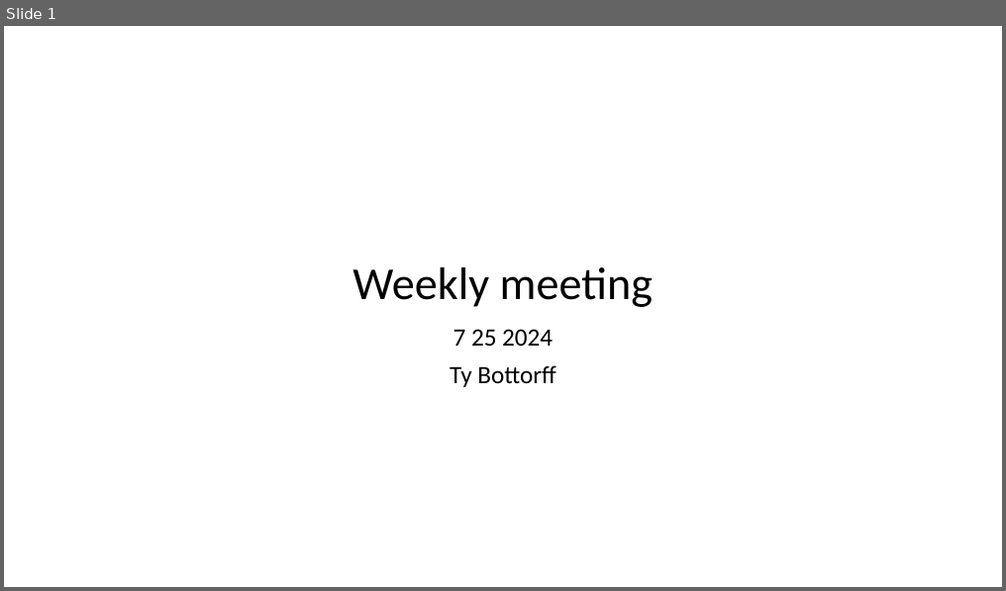
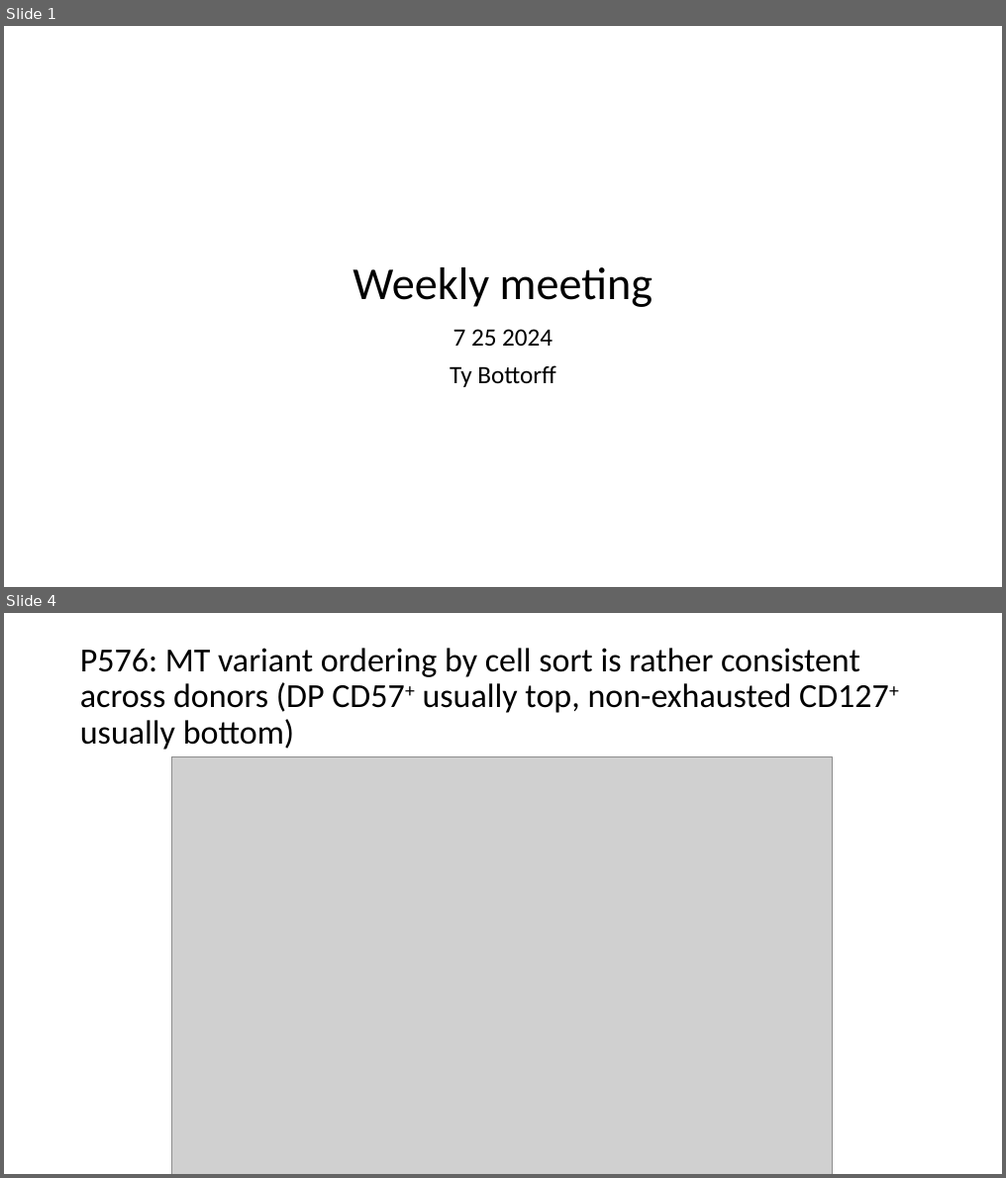
Before and after one commit to tybottorff/bottorffdocs, a slide deck: presentations/weekly_meetings/7_25_24.pptx. Shown one above the other, each under a label of ours: slide 1 before the commit, slides 1 and 4 after it; the slides between them are not shown. The pictures are 1006x591 and 1006x1178 pixels, drawn with LibreOffice and Linux fonts; fonts in the diff are those of the drawing; grey boxes stand for pictures. Boxes give left, top, right and bottom in pixels: in the first picture for what was removed or moved away, otherwise in the second. Text is boxed around its words. In the diff, an @@ line names an element or a change of style, - is before the commit and + after.

```diff
--- a/presentations/weekly_meetings/7_25_24.pptx
+++ b/presentations/weekly_meetings/7_25_24.pptx
@@ slide 4 added at (x1=4, y1=613, x2=1002, y2=1174), background #FFFFFF @@
@@ title added at (x1=80, y1=648, x2=889, y2=750), 32.4 pt, text #000000 @@
+P576: MT variant ordering by cell sort is rather consistent across donors (DP CD57+ usually top, non-exhausted CD127+ usually bottom)
@@ picture added at (x1=171, y1=757, x2=832, y2=1174) @@
```
Also in this commit, not shown: 2 slides changed, 7 other slides added, 4 slides removed.
